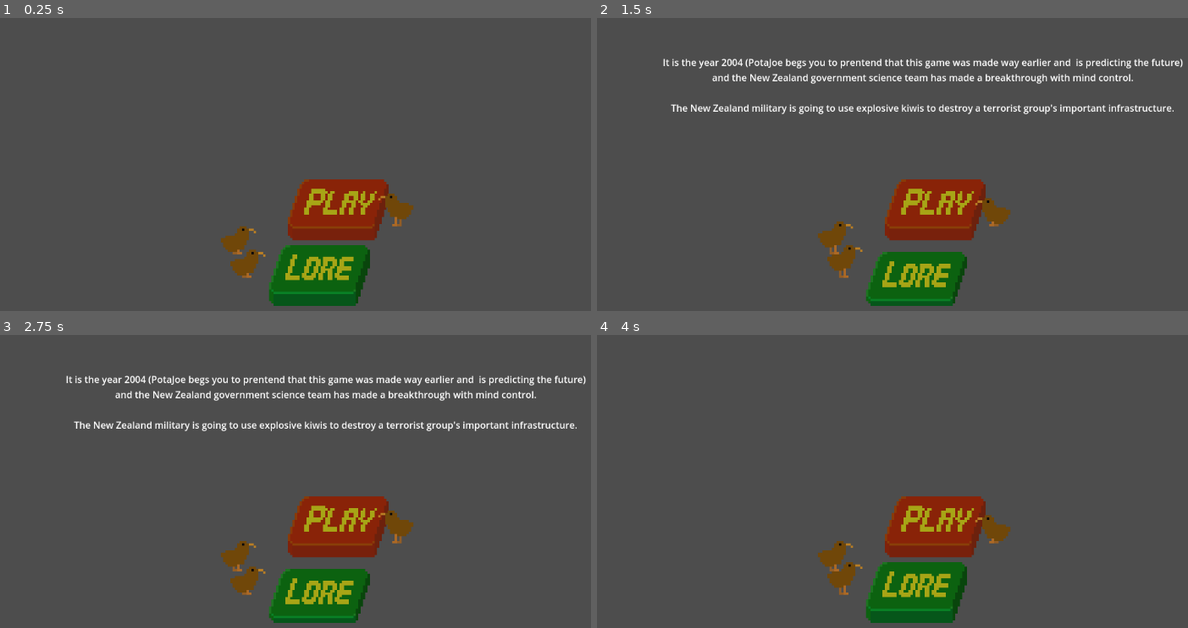
Above: before the commit, frames 1-4 (two rows, left to right).
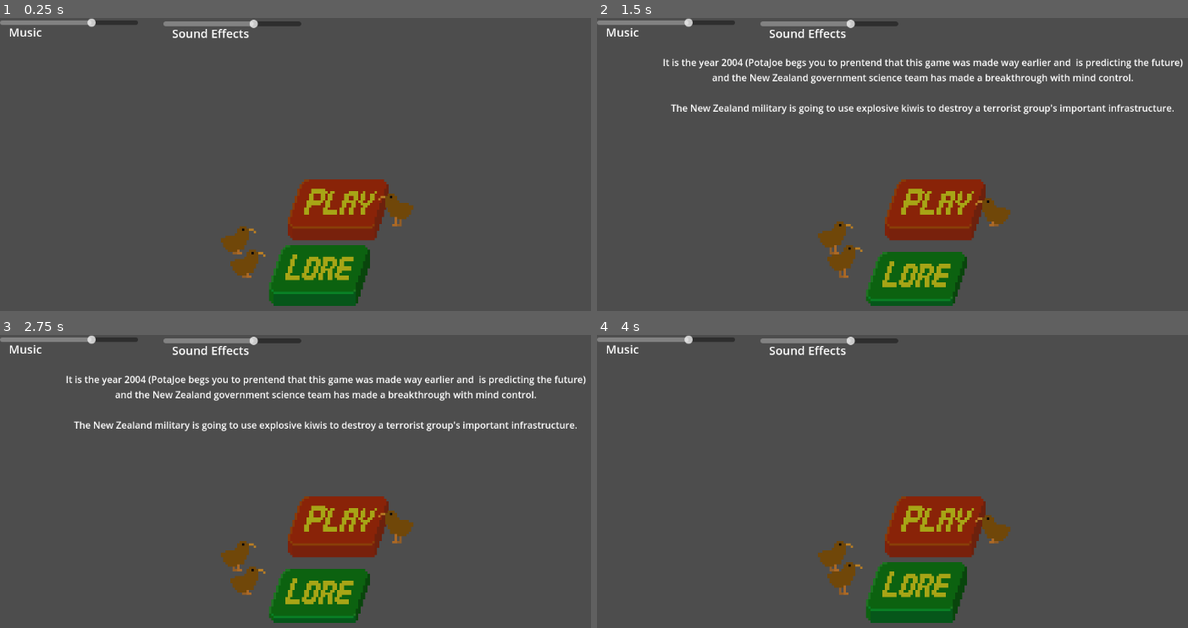
Above: after the commit, the same moments.

Repository: PixelParrot4/tactical-explosive-kiwi-simulator-2004
Game: Godot game, scene res://level_0.tscn
Same seed, same stepped clock (60 frames per second), same inputs: the game is played once before the commit and once after it.
Inputs (mouse positions are in pixels of both pictures, inside the frame that each line leads up to):
- Up to frame 1 (0.25 s): no input
- Up to frame 2 (1.5 s): click (916, 275) at 0.5 s; move the mouse to (1081, 187) at 1.27 s; press the mouse at (1081, 187) at 1.28 s; hold Right (right) from 1.28 s (still down)
- Up to frame 3 (2.75 s): keep holding Right (right); tap W (up) at 1.52, 2.27 s; move the mouse to (200, 543) at 2.02 s; release the mouse at (200, 543) at 2.03 s; click (200, 543) at 2.1 s
- Up to frame 4 (4 s): move the mouse to (1004, 440) at 2.77 s; release Right (right) at 2.78 s; press the mouse at (1004, 440) at 2.78 s; hold Left (left) 2.78-3.53 s; move the mouse to (904, 601) at 3.52 s; release the mouse at (904, 601) at 3.53 s; hold Right (right) from 3.53 s (still down); click (904, 601) at 3.6 s; tap W (up) at 3.77 s

The runs differ from the first frame. In frame 1, 1.0% of the frame differs, in the area x 0-52%, y 0-7%; in frame 2, 1.0%; in frame 3, 1.0%; in frame 4, 1.0%.

Commit message:
added volume sliders in main menu
NEW FEATURES
Added audio buses for music and sfx

Added sliders in main menu that adjust decibels of new audio buses

BUGFIXES
level music should now loop

level selector in credits works now (I made it child of control node)

Diff:
--- a/LevelMusic.tscn
+++ b/LevelMusic.tscn
@@ -7,5 +7,6 @@
 stream = ExtResource("1_stl6a")
 volume_db = -1.0
 autoplay = true
-parameters/looping = false
+bus = &"Music"
+parameters/looping = true
 script = ExtResource("2_xefwm")
--- a/camera_and_ui.tscn
+++ b/camera_and_ui.tscn
@@ -1037,9 +1037,11 @@
 
 [node name="UIHover" type="AudioStreamPlayer" parent="UI"]
 stream = ExtResource("5_m3bdl")
+bus = &"Sound Effects"
 
 [node name="UISelect" type="AudioStreamPlayer" parent="UI"]
 stream = ExtResource("6_wmuq5")
+bus = &"Sound Effects"
 
 [node name="StarSystemTimer" type="Timer" parent="UI"]
 wait_time = 0.7
--- /dev/null
+++ b/default_bus_layout.tres
@@ -0,0 +1,15 @@
+[gd_resource type="AudioBusLayout" format=3 uid="uid://yhg3i3ihu583"]
+
+[resource]
+bus/1/name = &"Music"
+bus/1/solo = false
+bus/1/mute = false
+bus/1/bypass_fx = false
+bus/1/volume_db = -3.39144
+bus/1/send = &"Master"
+bus/2/name = &"Sound Effects"
+bus/2/solo = false
+bus/2/mute = false
+bus/2/bypass_fx = false
+bus/2/volume_db = 0.0
+bus/2/send = &"Master"
--- a/level.gd
+++ b/level.gd
@@ -5,7 +5,7 @@
 #If this isnt a playable level (like level_0.tscn), you're done!
 #2. Connect Player, CameraAndUI, LevelMusic and tile map layer scenes
 #3. Add AudioStreamPlayer nodes named 'LevelComplete' and 'LevelFailed' and assign
-	#the appropriate sound file to it in Inspector
+	#the appropriate sound file and the 'Sound Effects' audio bus to them in Inspector
 #4. Add some computers scenes
 #5. Set level's export variables with 'Inspector' tab in editor
 #6. Add any additional Destructable2D's and Sprite2D's
--- a/level_0.tscn
+++ b/level_0.tscn
@@ -109,6 +109,7 @@
 stream = ExtResource("3_fam5o")
 volume_db = -10.0
 autoplay = true
+bus = &"Music"
 parameters/looping = true
 
 [node name="Control" type="Control" parent="."]
@@ -182,6 +183,42 @@
 The New Zealand military is going to use explosive kiwis to destroy a terrorist group's important infrastructure."
 horizontal_alignment = 1
 
+[node name="MusicVolume" type="HSlider" parent="Control"]
+layout_mode = 0
+offset_right = 235.0
+offset_bottom = 16.0
+max_value = 1.0
+step = 0.001
+value = 0.7
+
+[node name="Label" type="Label" parent="Control/MusicVolume"]
+layout_mode = 0
+offset_left = 15.0
+offset_top = 10.0
+offset_right = 61.0
+offset_bottom = 33.0
+theme_override_font_sizes/font_size = 20
+text = "Music"
+
+[node name="SFXVolume" type="HSlider" parent="Control"]
+layout_mode = 0
+offset_left = 278.0
+offset_top = 2.0
+offset_right = 513.0
+offset_bottom = 18.0
+max_value = 1.5
+step = 0.001
+value = 1.0
+
+[node name="Label" type="Label" parent="Control/SFXVolume"]
+layout_mode = 0
+offset_left = 15.0
+offset_top = 10.0
+offset_right = 120.0
+offset_bottom = 33.0
+theme_override_font_sizes/font_size = 20
+text = "Sound Effects"
+
 [node name="Kiwi" type="AnimatedSprite2D" parent="."]
 position = Vector2(400, 376)
 sprite_frames = SubResource("SpriteFrames_lal0m")
@@ -202,9 +239,11 @@
 
 [node name="UIHover" type="AudioStreamPlayer" parent="."]
 stream = ExtResource("6_30xlq")
+bus = &"Sound Effects"
 
 [node name="UISelect" type="AudioStreamPlayer" parent="."]
 stream = ExtResource("7_ijq0g")
+bus = &"Sound Effects"
 
 [connection signal="button_down" from="Control/Play" to="Control" method="_on_play_button_down"]
 [connection signal="button_up" from="Control/Play" to="Control" method="_on_play_button_up"]
--- a/level_1.tscn
+++ b/level_1.tscn
@@ -216,9 +216,11 @@
 
 [node name="LevelComplete" type="AudioStreamPlayer" parent="."]
 stream = ExtResource("10_54dja")
+bus = &"Sound Effects"
 
 [node name="LevelFailed" type="AudioStreamPlayer" parent="."]
 stream = ExtResource("11_ixmhh")
+bus = &"Sound Effects"
 
 [node name="LevelMusic" parent="." instance=ExtResource("12_4vw0s")]
 
--- a/level_2.tscn
+++ b/level_2.tscn
@@ -145,9 +145,11 @@
 
 [node name="LevelComplete" type="AudioStreamPlayer" parent="."]
 stream = ExtResource("7_b32sl")
+bus = &"Sound Effects"
 
 [node name="LevelFailed" type="AudioStreamPlayer" parent="."]
 stream = ExtResource("8_5ontn")
+bus = &"Sound Effects"
 
 [node name="OutOfBounds" type="Area2D" parent="."]
 position = Vector2(568, 228)
--- a/level_3.tscn
+++ b/level_3.tscn
@@ -91,9 +91,11 @@
 
 [node name="LevelComplete" type="AudioStreamPlayer" parent="."]
 stream = ExtResource("13_c8f7v")
+bus = &"Sound Effects"
 
 [node name="LevelFailed" type="AudioStreamPlayer" parent="."]
 stream = ExtResource("14_styiq")
+bus = &"Sound Effects"
 
 [node name="Crate2" parent="." instance=ExtResource("8_157rd")]
 position = Vector2(-152, -72)
--- a/level_4.tscn
+++ b/level_4.tscn
@@ -28,9 +28,11 @@
 
 [node name="LevelComplete" type="AudioStreamPlayer" parent="."]
 stream = ExtResource("3_r10wh")
+bus = &"Sound Effects"
 
 [node name="LevelFailed" type="AudioStreamPlayer" parent="."]
 stream = ExtResource("4_xu3rv")
+bus = &"Sound Effects"
 
 [node name="LevelMusic" parent="." instance=ExtResource("3_5euup")]
 
--- a/level_5.tscn
+++ b/level_5.tscn
@@ -65,9 +65,11 @@
 
 [node name="LevelComplete" type="AudioStreamPlayer" parent="."]
 stream = ExtResource("3_k4eoi")
+bus = &"Sound Effects"
 
 [node name="LevelFail" type="AudioStreamPlayer" parent="."]
 stream = ExtResource("4_kopmn")
+bus = &"Sound Effects"
 
 [node name="Player" parent="." instance=ExtResource("2_661dv")]
 position = Vector2(0, -408)
--- a/level_6.tscn
+++ b/level_6.tscn
@@ -38,6 +38,23 @@
 to cease using their cutest weapon."
 horizontal_alignment = 1
 
+[node name="HSlider" type="HSlider" parent="CanvasLayer/Control"]
+offset_left = 296.0
+offset_top = 136.0
+offset_right = 856.0
+offset_bottom = 152.0
+max_value = 6.0
+value = 6.0
+tick_count = 7
+script = ExtResource("3_yvfd1")
+
+[node name="Button" type="Button" parent="CanvasLayer/Control"]
+offset_left = 624.0
+offset_top = 92.0
+offset_right = 780.0
+offset_bottom = 123.0
+text = "go to selected level"
+
 [node name="Label" type="Label" parent="."]
 offset_left = 112.0
 offset_top = 520.0
@@ -59,16 +76,6 @@
 
 [node name="Sprite2D2" type="Sprite2D" parent="."]
 
-[node name="HSlider" type="HSlider" parent="."]
-offset_left = 296.0
-offset_top = 136.0
-offset_right = 856.0
-offset_bottom = 152.0
-max_value = 6.0
-value = 6.0
-tick_count = 6
-script = ExtResource("3_yvfd1")
-
 [node name="Label3" type="Label" parent="."]
 offset_left = 392.0
 offset_top = 92.0
@@ -81,14 +88,8 @@
 stream = ExtResource("3_vmpqe")
 volume_db = -10.0
 autoplay = true
+bus = &"Music"
 parameters/looping = true
 
-[node name="Button" type="Button" parent="."]
-offset_left = 624.0
-offset_top = 92.0
-offset_right = 780.0
-offset_bottom = 123.0
-text = "go to selected level"
-
-[connection signal="value_changed" from="HSlider" to="HSlider" method="_on_value_changed"]
-[connection signal="pressed" from="Button" to="HSlider" method="_on_button_pressed"]
+[connection signal="value_changed" from="CanvasLayer/Control/HSlider" to="CanvasLayer/Control/HSlider" method="_on_value_changed"]
+[connection signal="pressed" from="CanvasLayer/Control/Button" to="CanvasLayer/Control/HSlider" method="_on_button_pressed"]
--- a/main_menu.gd
+++ b/main_menu.gd
@@ -1,5 +1,37 @@
 extends Node
 
+#volume sliders
+#using https://youtu.be/aFkRmtGiZCw
+var music_bus_index:int
+var sfx_bus_index:int
+@onready var MusicVolumeSlider:Slider=$MusicVolume
+@onready var SFXVolumeSlider:Slider=$SFXVolume
+
+func _ready() -> void:
+	music_bus_index=AudioServer.get_bus_index("Music")
+	MusicVolumeSlider.value_changed.connect(_on_music_value_changed)
+	MusicVolumeSlider.value=db_to_linear(AudioServer.get_bus_volume_db(music_bus_index))
+
+	sfx_bus_index=AudioServer.get_bus_index("Sound Effects")
+	SFXVolumeSlider.value_changed.connect(_on_sfx_value_changed)
+	SFXVolumeSlider.value=db_to_linear(AudioServer.get_bus_volume_db(sfx_bus_index))
+
+
+func _on_music_value_changed(value:float)-> void:
+	AudioServer.set_bus_volume_db(
+		music_bus_index,
+		linear_to_db(value)
+	)
+
+
+func _on_sfx_value_changed(value:float)-> void:
+	AudioServer.set_bus_volume_db(
+		sfx_bus_index,
+		linear_to_db(value)
+	)
+
+
+#buttons
 func _on_mouse_entered_button() -> void:
 	$"../UIHover".play()
 
